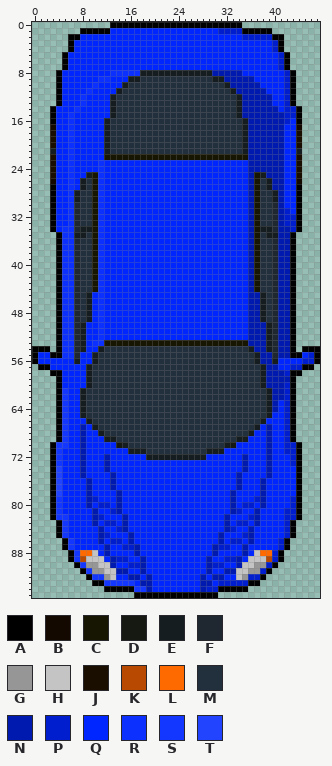
Two versions of one sprite sheet, resources/images/car1.png. This is how it looked before the edit.
The file is 48x96 pixels. Colours within 5 levels of each other are drawn and written as one.
Palette (. is transparent): A #000000  B #140900  C #171603  D #161912  E #161d21  F #1f2831  G #969696  H #c4c4c4  J #1a0e00  K #b74900  L #ff6a00  M #222f3c  N #001aaf  P #001ece  Q #0026ff  R #0c31ff  S #1437ff  T #2344ff
After:
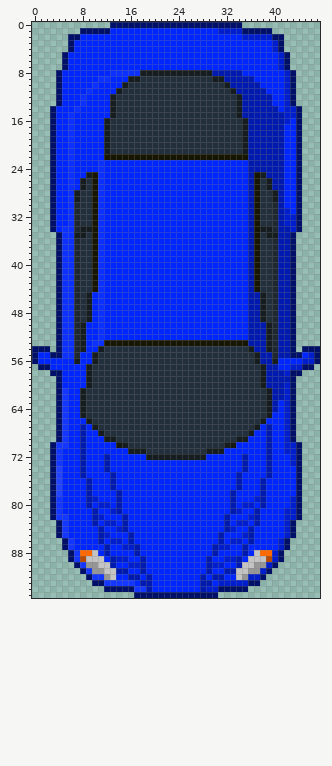
Difference:
colour A: #000000 -> #000f68
Changed rows in their new state; - is a pixel that keeps its letter.
first column x 3:
17 A----------------------------------------A
18 A----------------------------------------A
19 A----------------------------------------A
20 A----------------------------------------A
21 A----------------------------------------A
22 A----------------------------------------A
23 A----------------------------------------A
24 A----------------------------------------A
25 A----------------------------------------A
26 A----------------------------------------A
Pixel boxes of the changes (left, top, right, bottom) in both pictures:
changed: (32, 22, 320, 598)
